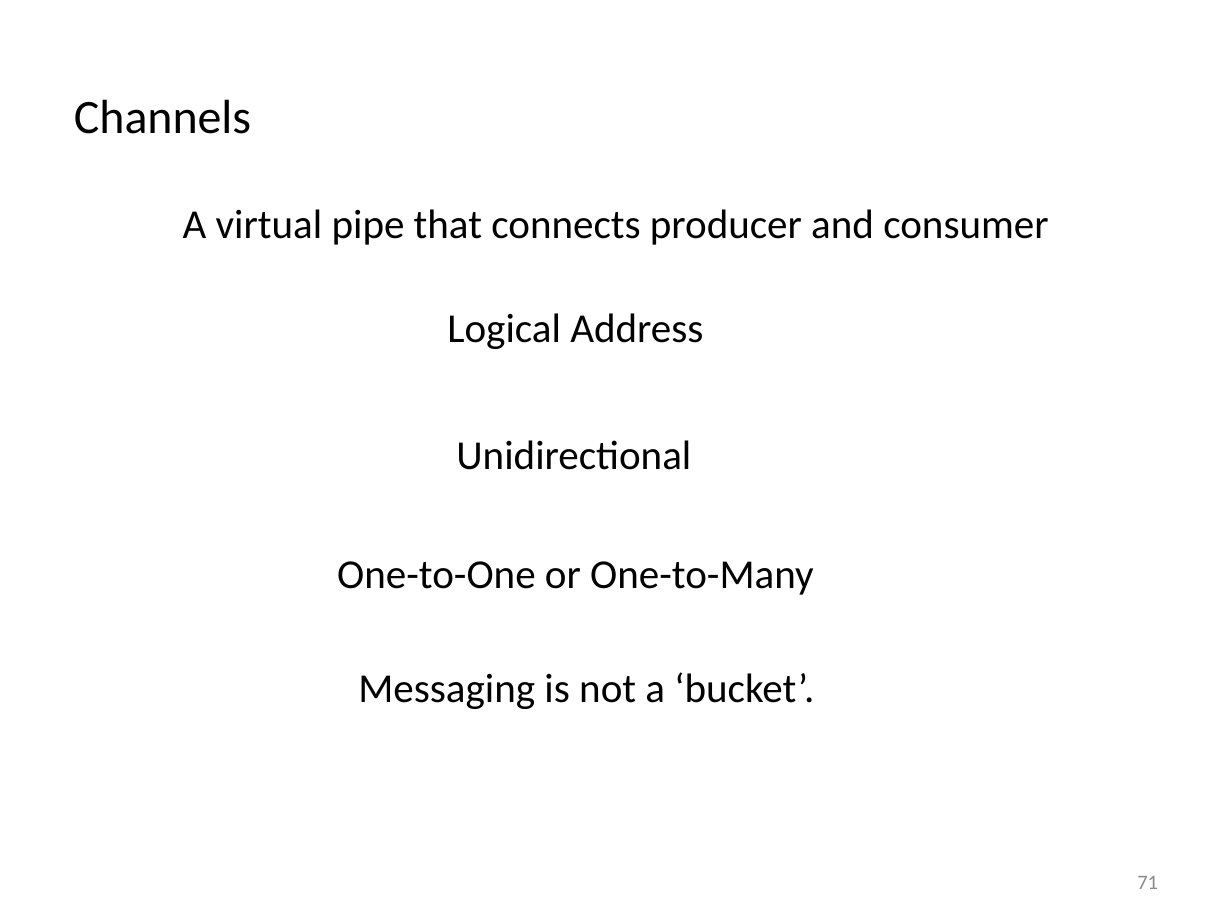
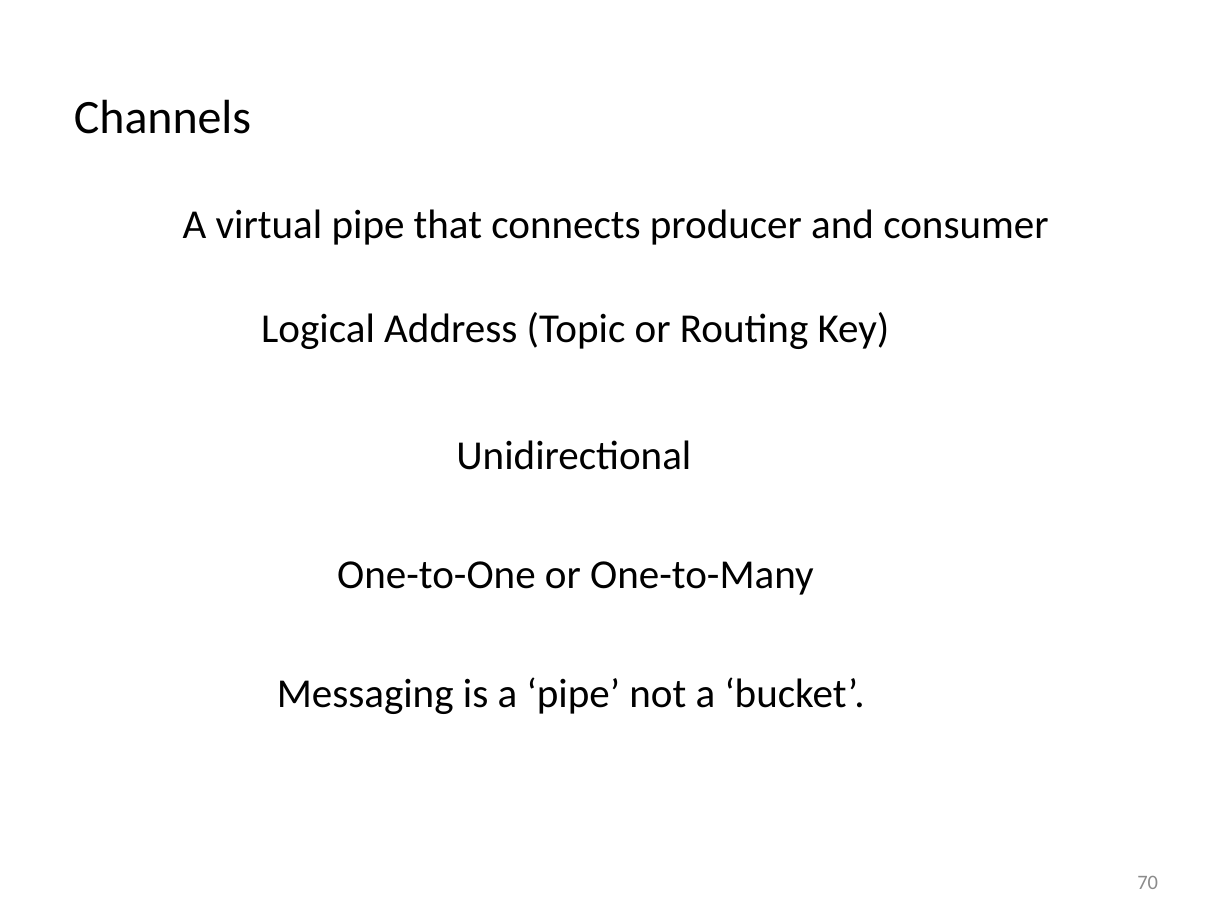
Before and after one commit to iancooper/Presentations, a slide deck: slide 70 of Practical Messaging - Day 1 - New.pptx (slide 71 before the commit). Drawn at 1232x924 pixels with LibreOffice and Linux fonts; fonts in the diff are those of the drawing. Boxes give left, top, right and bottom in pixels: in the first picture for what was removed or moved away, otherwise in the second. Text is boxed around its words. In the diff, an @@ line names an element or a change of style, - is before the commit and + after.

```diff
--- a/Practical Messaging - Day 1 - New.pptx
+++ b/Practical Messaging - Day 1 - New.pptx
@@ text at <box>261,312,890,349</box>: text changed @@
-Logical Address
+Logical Address (Topic or Routing Key)
@@ text at <box>277,677,865,714</box>: text changed @@
-Messaging is not a ‘bucket’.
+Messaging is a ‘pipe’ not a ‘bucket’.
@@ page number at <box>1137,876,1158,889</box>: text changed @@
-71
+70
```
Also in this commit, not shown: 8 other slides changed, 1 slide added, 2 slides removed.
